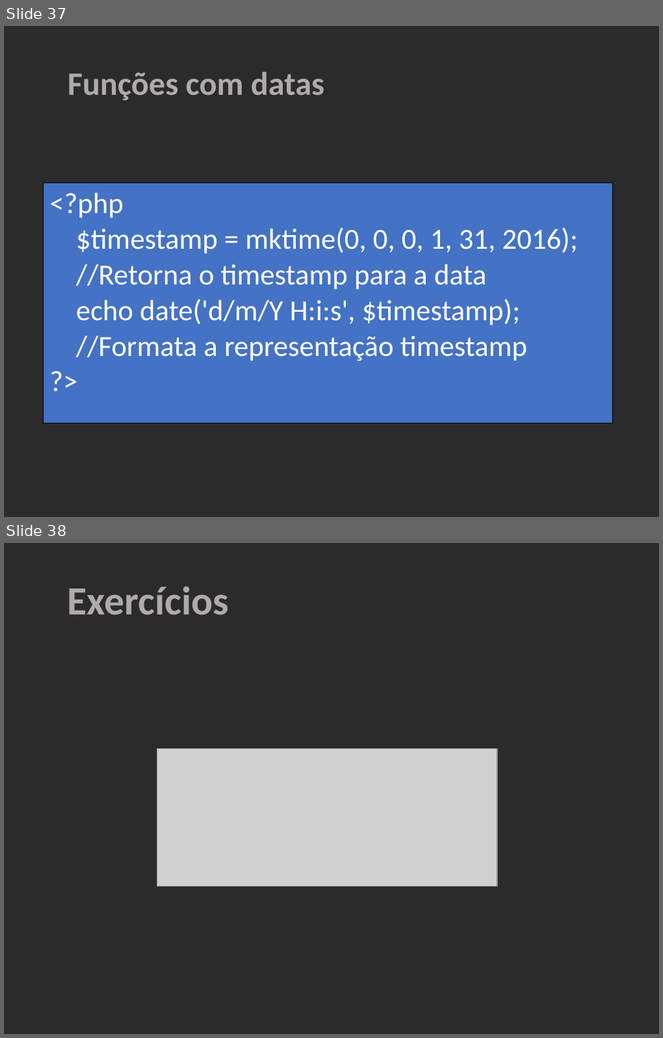
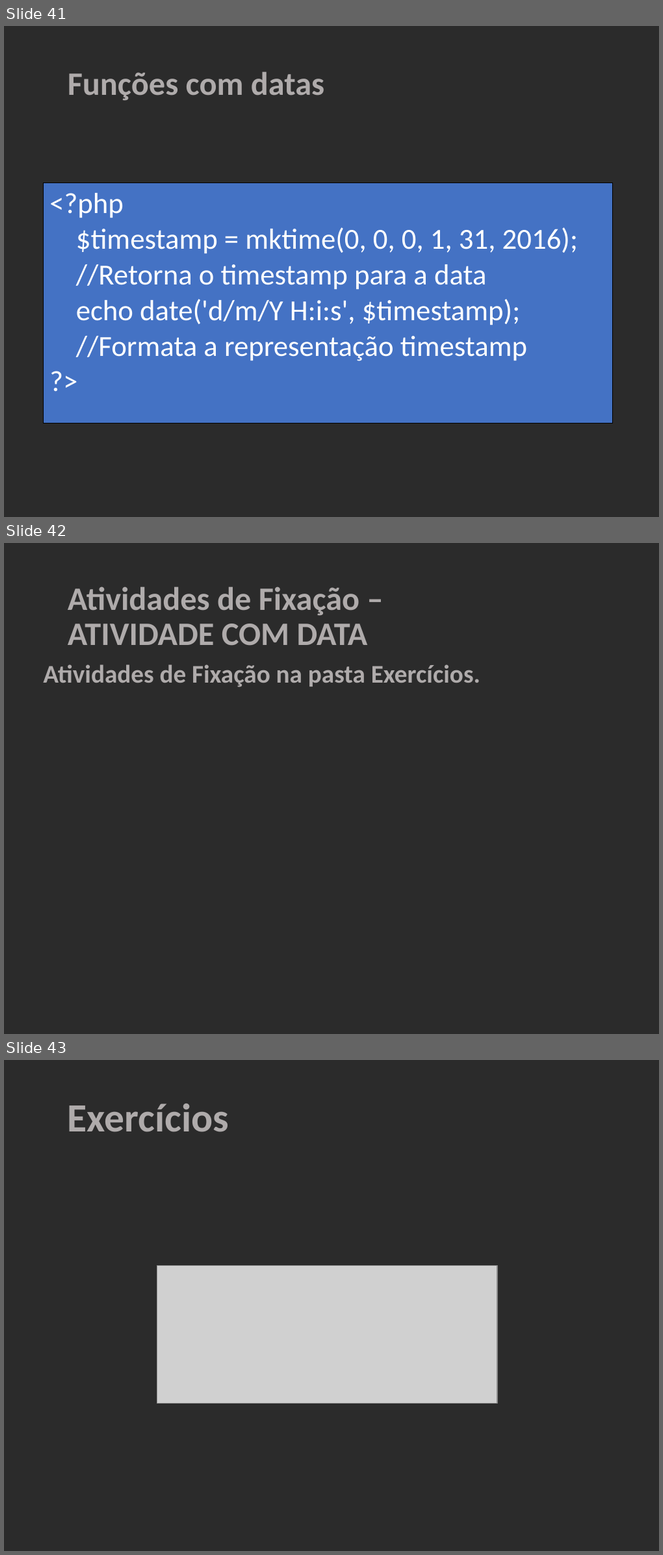
Before and after one commit to gelvaziosenac/PROGRAMADOR_WEB, a slide deck: slides/SLIDE 05 - NOCOES BASICAS PHP 03.pptx. Shown one above the other, each under a label of ours: slides 37 and 38 before the commit, slides 41, 42 and 43 after it. The pictures are 663x1038 and 663x1555 pixels, drawn with LibreOffice and Linux fonts; fonts in the diff are those of the drawing; grey boxes stand for pictures; background and template pictures are left out; a plain dark background stands for a picture behind light text. Boxes give left, top, right and bottom in pixels: in the first picture for what was removed or moved away, otherwise in the second. Text is boxed around its words. In the diff, an @@ line names an element or a change of style, - is before the commit and + after.

```diff
--- a/slides/SLIDE 05 - NOCOES BASICAS PHP 03.pptx
+++ b/slides/SLIDE 05 - NOCOES BASICAS PHP 03.pptx
@@ slide 42 added at [4,543,659,1034], background picture (left out) @@
@@ text added at [68,587,368,646], 36 pt, text #AFABAB, bold @@
+Atividades de Fixação – ATIVIDADE COM DATA
@@ text added at [43,665,480,687], 28 pt, text #AFABAB, bold @@
+Atividades de Fixação na pasta Exercícios.
@@ what was slide 37 is now slide 41 @@
@@ what was slide 38 is now slide 43 @@
```
Also in this commit, not shown: 1 slide changed, 4 other slides added, 6 other files.
